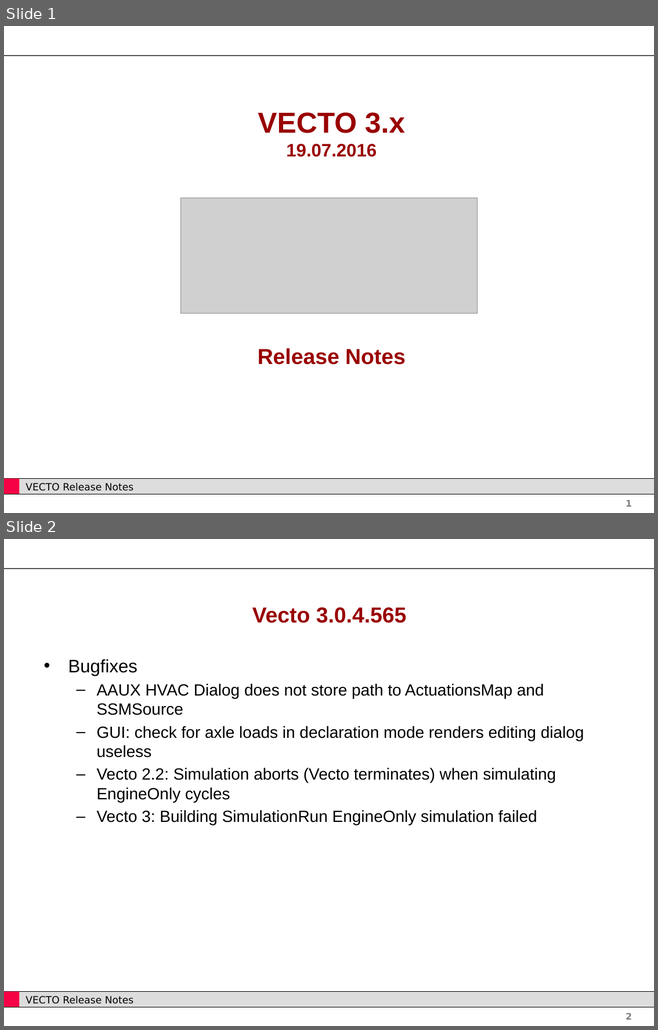
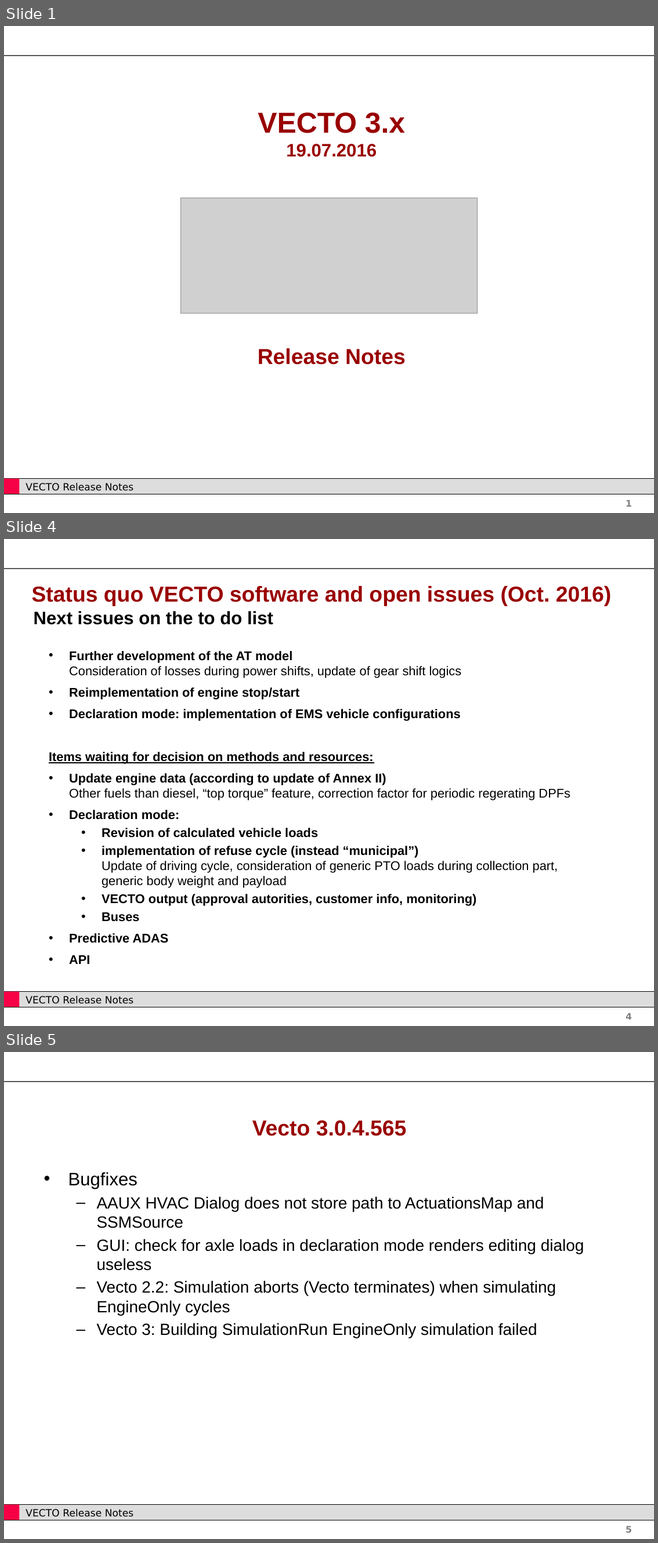
Before and after one commit to tanawadeatharva/BharatVECTO, a slide deck: Documentation/User Manual Source/Release Notes Vecto3.x.pptx. Shown one above the other, each under a label of ours: slides 1 and 2 before the commit, slides 1, 4 and 5 after it; the slides between them are not shown. The pictures are 658x1030 and 658x1543 pixels, drawn with LibreOffice and Linux fonts; fonts in the diff are those of the drawing; grey boxes stand for pictures; background and template pictures are left out. Boxes give left, top, right and bottom in pixels: in the first picture for what was removed or moved away, otherwise in the second. Text is boxed around its words. In the diff, an @@ line names an element or a change of style, - is before the commit and + after.

```diff
--- a/Documentation/User Manual Source/Release Notes Vecto3.x.pptx
+++ b/Documentation/User Manual Source/Release Notes Vecto3.x.pptx
@@ slide 4 added at (4, 539, 654, 1026), background #FFFFFF; not listed: 5 template elements that a slide beside it also shows @@
@@ title added at (32, 586, 611, 606), 24 pt, text #990000, bold @@
+Status quo VECTO software and open issues (Oct. 2016)
@@ text added at (34, 611, 273, 625), 20 pt, text #000000, bold @@
+Next issues on the to do list
@@ text added at (49, 651, 570, 964), 14 pt, text #000000, bold @@
+• Further development of the AT model
+  Consideration of losses during power shifts, update of gear shift logics
+• Reimplementation of engine stop/start
+• Declaration mode: implementation of EMS vehicle configurations
+Items waiting for decision on methods and resources:
+• Update engine data (according to update of Annex II)
+  Other fuels than diesel, “top torque” feature, correction factor for periodic regerating DPFs
+• Declaration mode:
+  • Revision of calculated vehicle loads
+  • implementation of refuse cycle (instead “municipal”)
+    Update of driving cycle, consideration of generic PTO loads during collection part,
+    generic body weight and payload
+  • VECTO output (approval autorities, customer info, monitoring)
+  • Buses
+• Predictive ADAS
+• API
@@ what was slide 2 is now slide 5 @@
@@ page number at (625, 1526, 632, 1533): text changed @@
-2
+5
```
Also in this commit, not shown: 2 other slides added.
